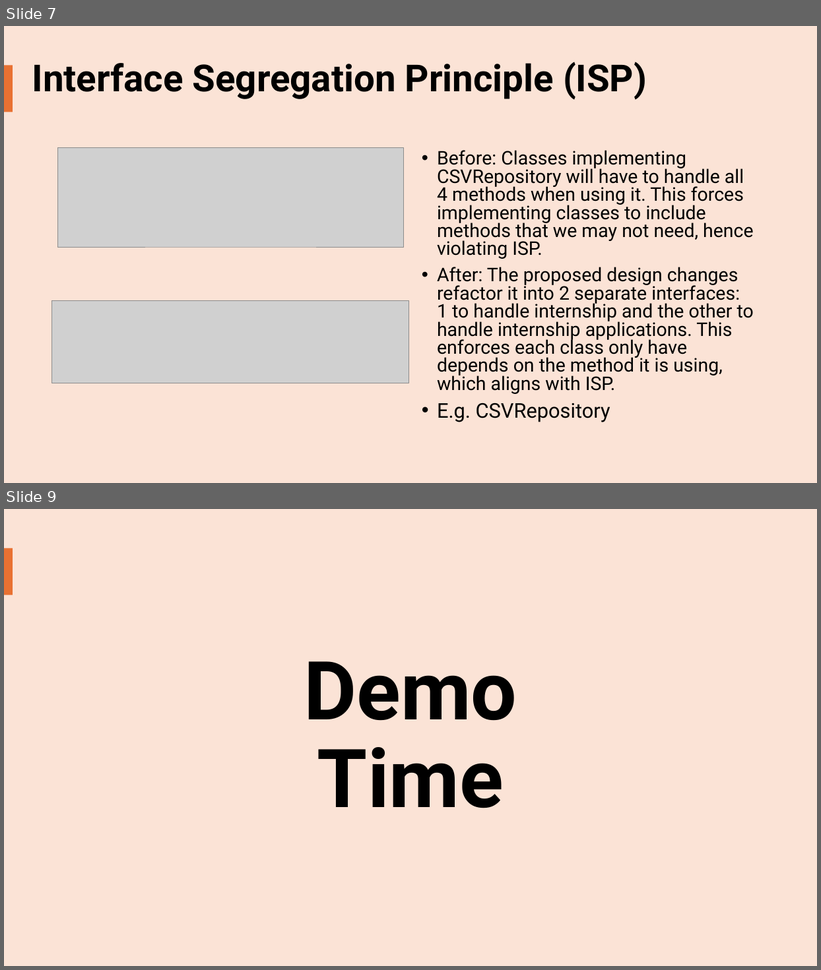
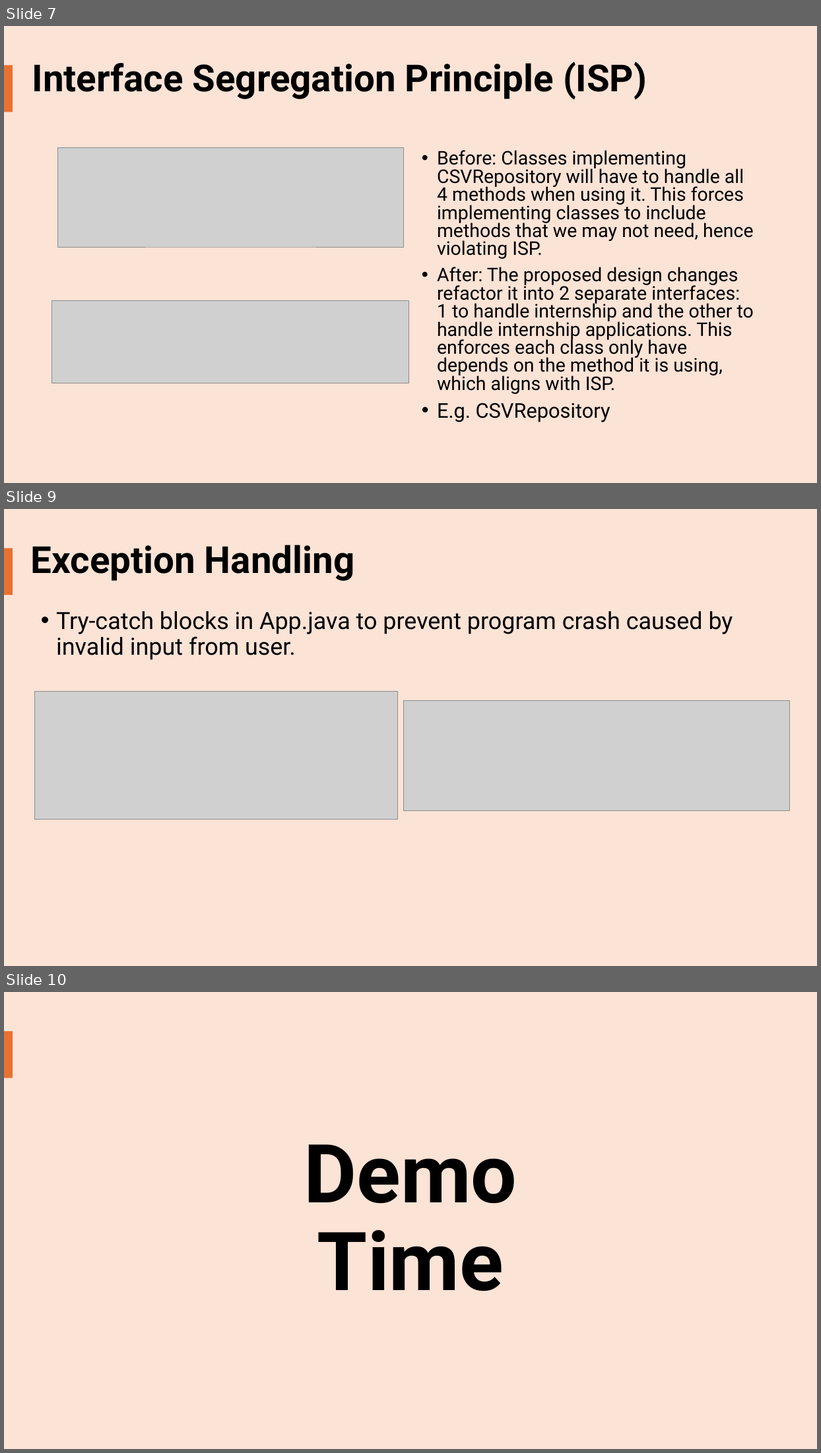
Before and after one commit to LeoTan123/NTU-CT2003-Assignment, a slide deck: Documentation/Slides/CT2003 Team 5 Slides.pptx. Shown one above the other, each under a label of ours: slides 7 and 9 before the commit, slides 7, 9 and 10 after it; the slides between them are not shown. The pictures are 821x970 and 821x1453 pixels, drawn with LibreOffice and Linux fonts; fonts in the diff are those of the drawing; grey boxes stand for pictures. Boxes give left, top, right and bottom in pixels: in the first picture for what was removed or moved away, otherwise in the second. Text is boxed around its words. In the diff, an @@ line names an element or a change of style, - is before the commit and + after.

Commit message:
Added planner csv and screenshot. Updated slides.

```diff
--- a/Documentation/Slides/CT2003 Team 5 Slides.pptx
+++ b/Documentation/Slides/CT2003 Team 5 Slides.pptx
@@ slide 9 added at box(4, 509, 817, 966), background #FBE3D6; not listed: 1 template element that a slide beside it also shows @@
@@ title added at box(31, 545, 354, 581), 44 pt, text #000000, bold @@
+Exception Handling
@@ text added at box(56, 611, 733, 660), 28 pt, text #000000 @@
+• Try-catch blocks in App.java to prevent program crash caused by invalid input from user.
@@ picture added at box(34, 691, 398, 819) @@
@@ picture added at box(403, 701, 789, 811) @@
@@ what was slide 9 is now slide 10 @@
```
Also in this commit, not shown: 5 slides changed, 5 other files.
